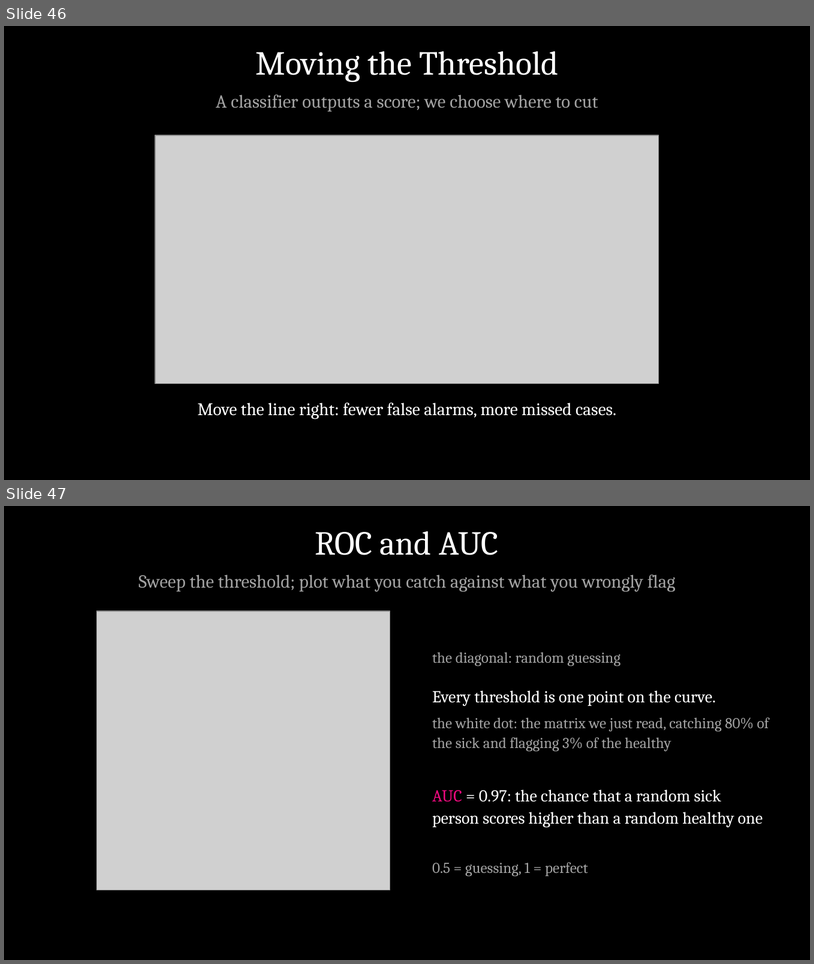
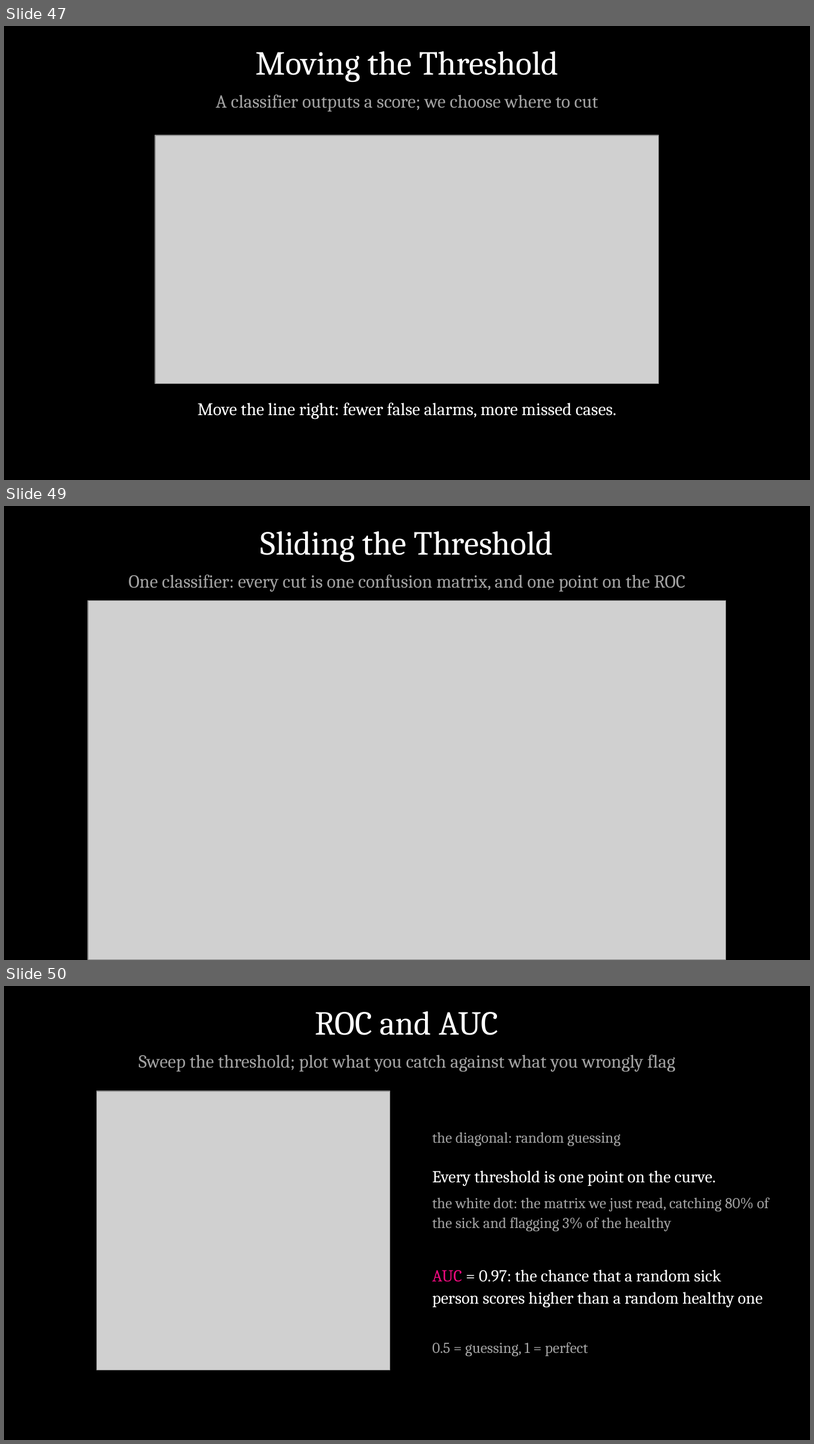
Before and after one commit to myscience/intro-ml-mdmc-2026, a slide deck: slides/Day2_Not_Fooling_Yourself.pptx. Shown one above the other, each under a label of ours: slides 46 and 47 before the commit, slides 47, 49 and 50 after it; the slides between them are not shown. The pictures are 814x964 and 814x1444 pixels, drawn with LibreOffice and Linux fonts; fonts in the diff are those of the drawing; grey boxes stand for pictures. Boxes give left, top, right and bottom in pixels: in the first picture for what was removed or moved away, otherwise in the second. Text is boxed around its words. In the diff, an @@ line names an element or a change of style, - is before the commit and + after.

```diff
--- a/slides/Day2_Not_Fooling_Yourself.pptx
+++ b/slides/Day2_Not_Fooling_Yourself.pptx
@@ slide 49 added at [4,506,810,960], background #000000 @@
@@ title added at [261,531,554,562], 40 pt, text #FFFFFF @@
+Sliding the Threshold
@@ text added at [129,574,686,592], 22 pt, text #A3A3A3 @@
+One classifier: every cut is one confusion matrix, and one point on the ROC
@@ picture added at [88,600,727,960] @@
@@ what was slide 46 is now slide 47 @@
@@ what was slide 47 is now slide 50 @@
```
Also in this commit, not shown: 6 slides changed, 3 other slides added, 1 other file.
